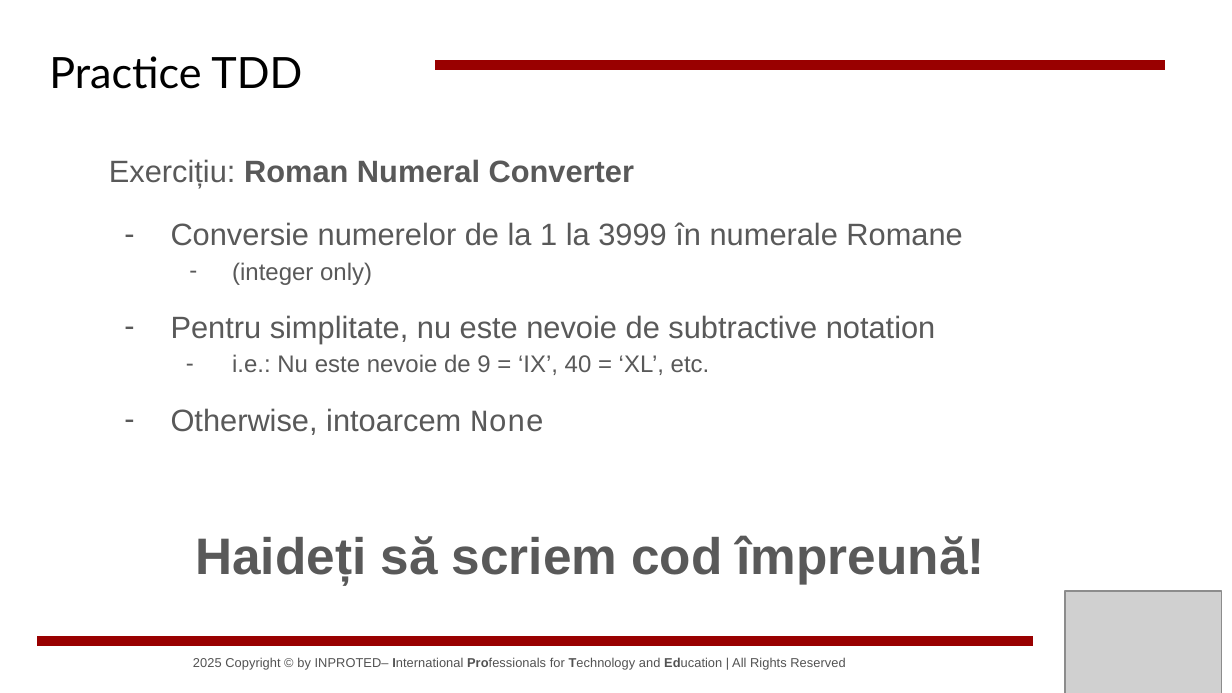
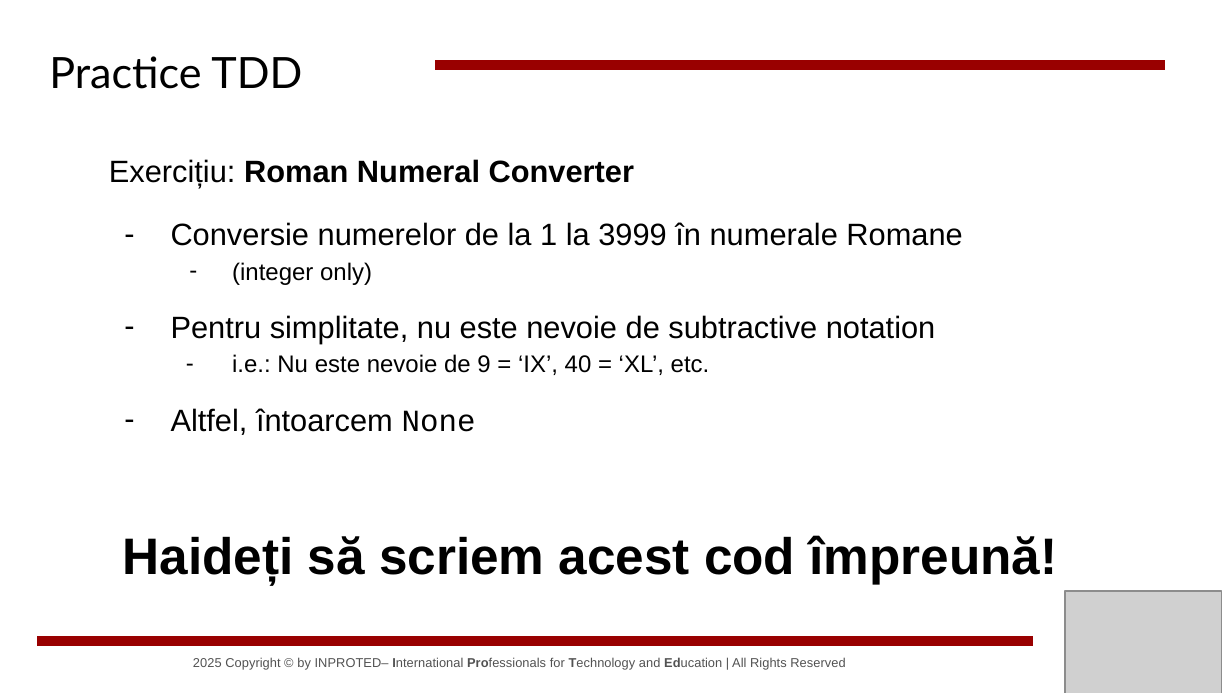
Before and after one commit to Mikinyil/CodeSinaia-2025.src, a slide deck: slide 11 of _Documents/Stefan/Test-Driven Development în Python.pptx (slide 10 before the commit). Drawn at 1232x693 pixels with LibreOffice and Linux fonts; fonts in the diff are those of the drawing; grey boxes stand for pictures; background and template pictures are left out. Boxes give left, top, right and bottom in pixels: in the first picture for what was removed or moved away, otherwise in the second. Text is boxed around its words. In the diff, an @@ line names an element or a change of style, - is before the commit and + after.

```diff
--- a/_Documents/Stefan/Test-Driven Development în Python.pptx
+++ b/_Documents/Stefan/Test-Driven Development în Python.pptx
@@ text at <box>109,159,962,375</box>: text colour #595959 to #000000 in "Exercițiu: Roman Numeral Converter", "Conversie numerelor de la 1 la 3999 ...", "(integer only)", "Pentru simplitate, nu este nevoie de subtractive ..." and 1 more places; bullet colour #595959 to #000000 @@
@@ text at <box>171,408,476,435</box>: text changed; text colour #595959 to #000000 @@
-– Otherwise, intoarcem None
+– Altfel, întoarcem None
@@ text at <box>123,535,1057,584</box>: text changed; text colour #595959 to #000000 @@
-Haideți să scriem cod împreună!
+Haideți să scriem acest cod împreună!
```
Also in this commit, not shown: 9 other slides changed, 4 slides added, 4 other files.
